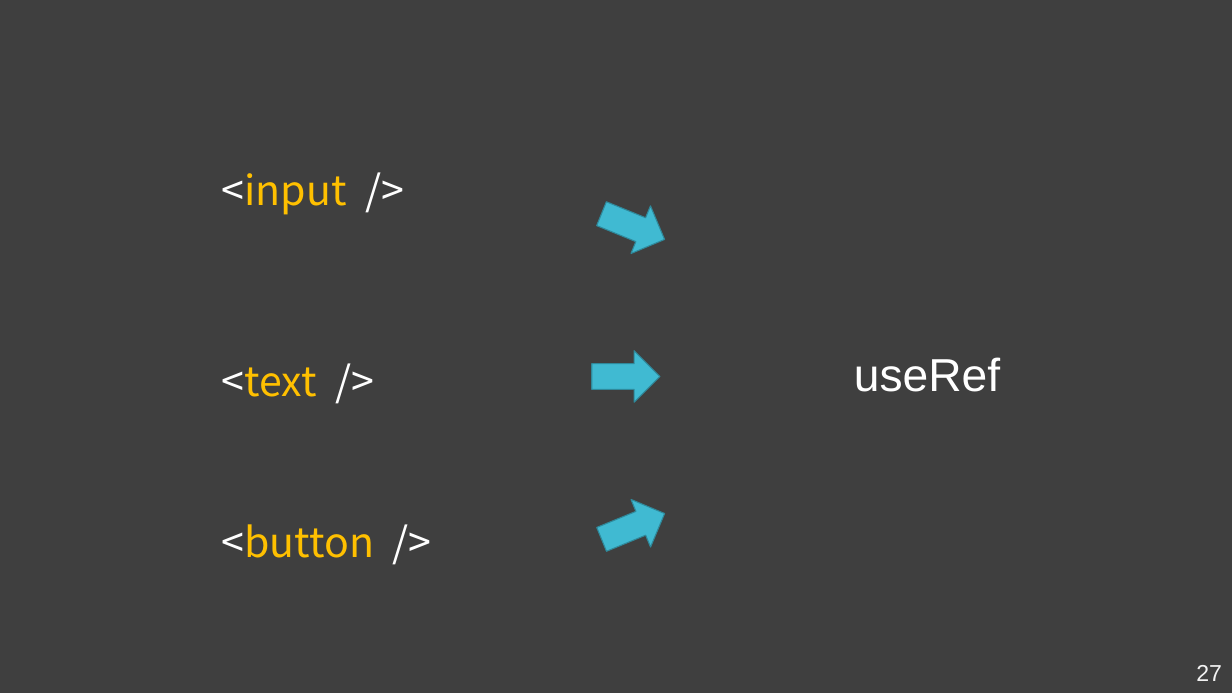
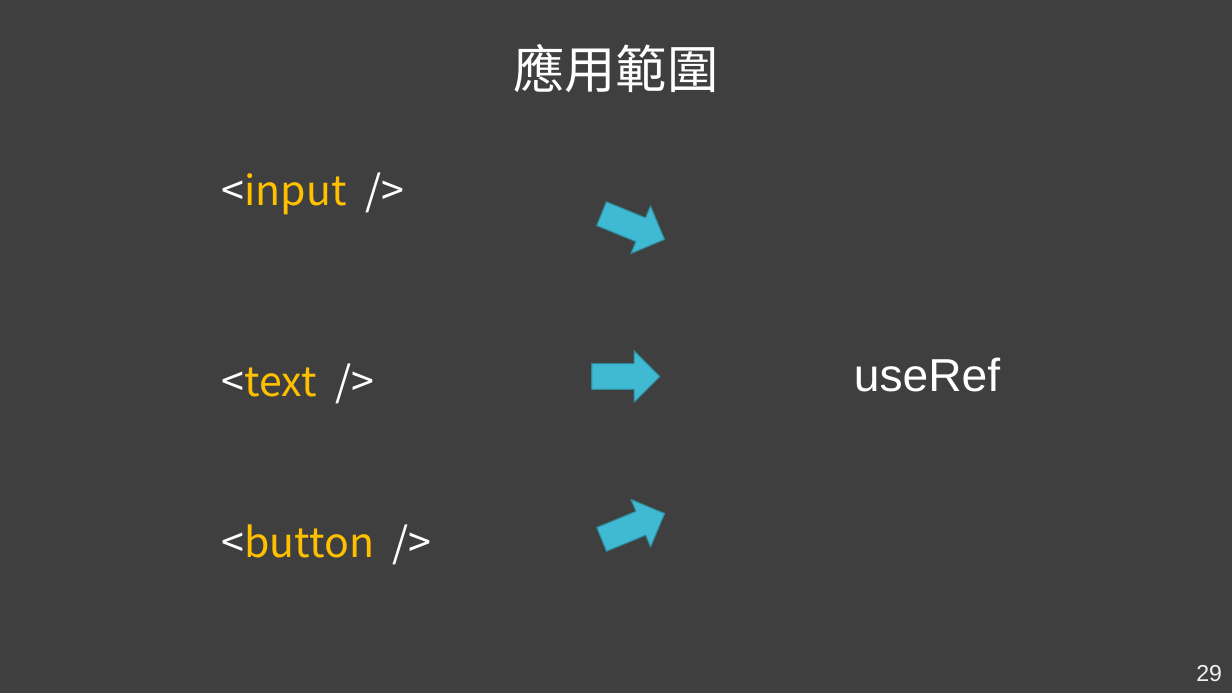
Before and after one commit to Kader-coder/React-Hooks, a slide deck: slide 29 of PPT/React Hooks &.pptx (slide 27 before the commit). Drawn at 1232x693 pixels with LibreOffice and Linux fonts; fonts in the diff are those of the drawing. Boxes give left, top, right and bottom in pixels: in the first picture for what was removed or moved away, otherwise in the second. Text is boxed around its words. In the diff, an @@ line names an element or a change of style, - is before the commit and + after.

```diff
--- a/PPT/React Hooks &.pptx
+++ b/PPT/React Hooks &.pptx
@@ text added at (513,44,718,92), 40 pt, text #FFFFFF @@
+應用範圍
@@ page number at (1196,665,1222,681): text changed @@
-27
+29
```
Also in this commit, not shown: 7 other slides changed, 6 slides added, 1 slide removed.
